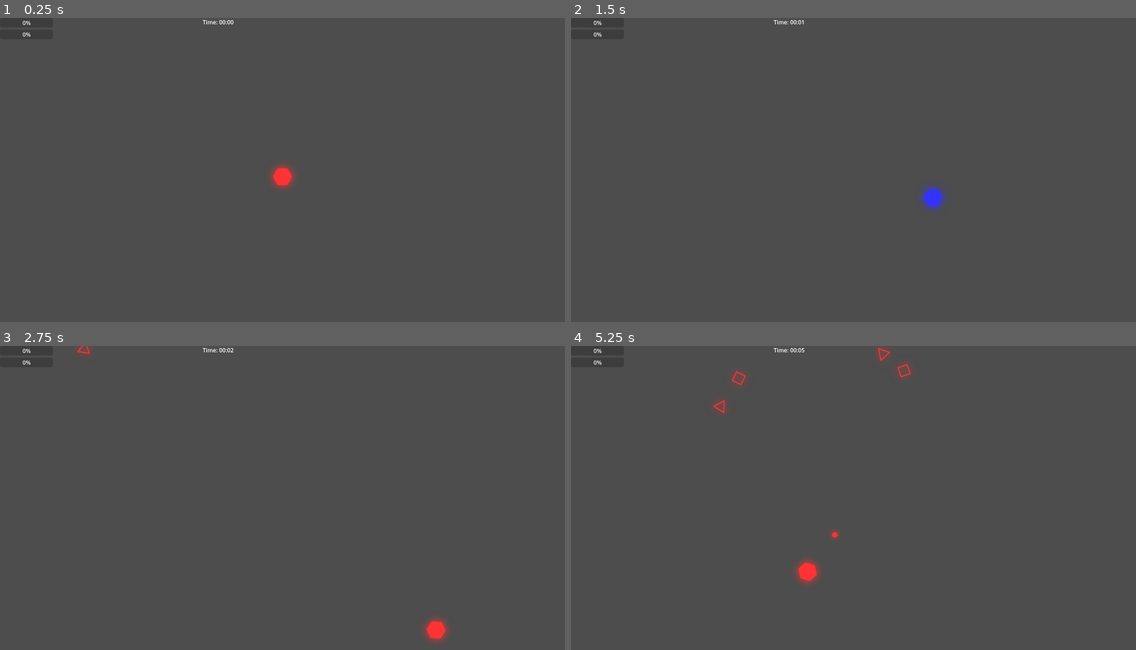
Above: before the commit, frames 1-4 (two rows, left to right).
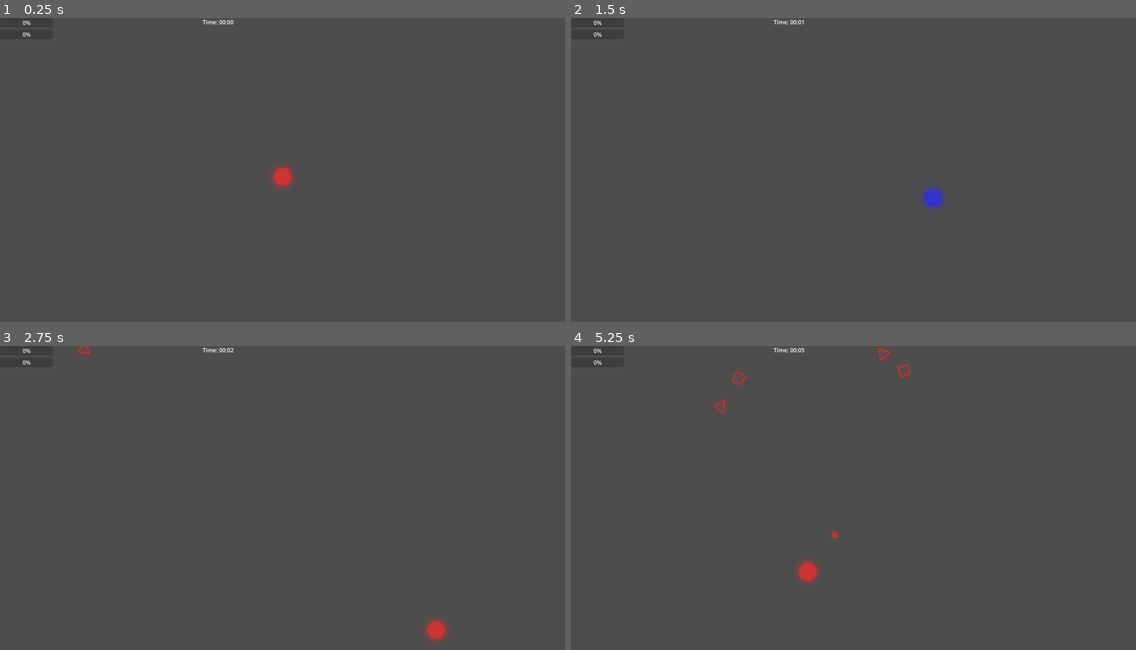
Above: after the commit, the same moments.

Repository: E3-Hub/major-jam-7
Game: Godot game, scene res://scenes/world/main.tscn
The game is run twice, just before and just after one commit, with the same random seed, the same clock (stepped at 60 frames per second) and the same inputs.
Inputs (mouse positions are in pixels of both pictures, inside the frame that each line leads up to):
- Up to frame 1 (0.25 s): no input
- Up to frame 2 (1.5 s): tap Enter at 0.5 s; move the mouse to (977, 160) at 0.52 s; hold D (move_right) 0.53-1.28 s; tap Q (cycle_color_next) at 0.6 s; tap E (cycle_color_prev) at 0.8, 1.35 s; move the mouse to (740, 191) at 1.27 s; hold S (move_down) from 1.28 s (still down)
- Up to frame 3 (2.75 s): tap Space (dash) at 1.55, 2.1 s; move the mouse to (339, 434) at 2.02 s; release S (move_down) at 2.03 s; hold D (move_right) from 2.03 s (still down); tap Q (cycle_color_next) at 2.3 s
- Up to frame 4 (5.25 s): move the mouse to (825, 567) at 2.77 s; release D (move_right) at 2.78 s; hold W (move_up) 2.78-3.53 s; tap Q (cycle_color_next) at 2.85, 4.55 s; tap E (cycle_color_prev) at 3.05, 3.6 s; move the mouse to (1023, 552) at 3.52 s; hold A (move_left) 3.53-5.03 s; tap Space (dash) at 3.8, 4.35 s; move the mouse to (684, 458) at 4.27 s; move the mouse to (881, 504) at 5.02 s; press the mouse at (881, 504) at 5.03 s; hold S (move_down) from 5.03 s (still down)

The runs differ from the first frame. In frame 1, 0.1% of the frame differs, in the area x 48-52%, y 49-55%; in frame 2, 0.1%; in frame 3, 0.2%; in frame 4, 0.3%, in the area x 25-61%, y 0-78%.

Commit message:
dash effect

Diff:
--- a/assets/shaders/color_change.gdshader
+++ b/assets/shaders/color_change.gdshader
@@ -8,5 +8,5 @@
 
     // Replace all pixels with target color, keeping original alpha
     COLOR.rgb = target_color.rgb * color_intensity;
-    COLOR.a = tex_color.a;
+    COLOR.a = tex_color.a * target_color.a;
 }
--- a/scenes/enemies/dashing_enemy.tscn
+++ b/scenes/enemies/dashing_enemy.tscn
@@ -21,10 +21,12 @@
 script = ExtResource("1_l333l")
 dash_range = 400.0
 dash_prepare_time = 2.0
-dash_speed = 1000.0
-dash_distance = 1000.0
+dash_speed = 600.0
+dash_distance = 600.0
 dash_damage = 25
 knockback_distance = 50.0
+ghost_interval = 0.05
+ghost_fade_time = 0.2
 speed = 80.0
 
 [node name="CollisionShape2D" parent="." index="0"]
@@ -44,3 +46,5 @@
 
 [node name="CollisionShape2D" type="CollisionShape2D" parent="DashAttackArea" index="0"]
 shape = SubResource("CircleShape2D_dash")
+
+[node name="GhostTimer" type="Timer" parent="." index="5"]
--- a/scenes/enemies/shooting_enemy.tscn
+++ b/scenes/enemies/shooting_enemy.tscn
@@ -19,7 +19,7 @@
 script = ExtResource("1_l333l")
 shoot_range = 300.0
 shoot_cooldown = 2.0
-stop_distance = 150.0
+stop_distance = 200.0
 bullet_scene = ExtResource("2_qgynv")
 
 [node name="CollisionShape2D" parent="." index="0"]
--- a/scripts/enemies/dashing_enemy.gd
+++ b/scripts/enemies/dashing_enemy.gd
@@ -3,13 +3,16 @@
 
 @export var dash_range: float = 400.0
 @export var dash_prepare_time: float = 2.0
-@export var dash_speed: float = 1000.0
-@export var dash_distance: float = 1000.0
+@export var dash_speed: float = 600.0
+@export var dash_distance: float = 600.0
 @export var dash_damage: int = 25
 @export var knockback_distance: float = 50.0
+@export var ghost_interval: float = 0.05 # Time between ghost spawns
+@export var ghost_fade_time: float = 0.2 # How long ghosts take to fade
 
 @onready var dash_timer: Timer = $DashTimer
 @onready var dash_attack_area: Area2D = $DashAttackArea
+@onready var ghost_timer: Timer = $GhostTimer
 
 enum DashState {
 	APPROACHING,
@@ -22,6 +25,7 @@
 var dash_start_position: Vector2
 var original_speed: float
 var has_hit_player: bool = false
+var active_ghosts: Array[Sprite2D] = []
 
 func _ready():
 	super._ready()
@@ -37,6 +41,10 @@
 	# Setup dash attack area
 	dash_attack_area.body_entered.connect(_on_dash_attack_area_body_entered)
 	dash_attack_area.monitoring = false # Only monitor during dash
+
+	# Setup ghost timer
+	ghost_timer.wait_time = ghost_interval
+	ghost_timer.timeout.connect(_on_ghost_timer_timeout)
 
 func update_ai(delta):
 	if not player:
@@ -58,22 +66,22 @@
 	# Move toward player
 	move_towards_player(get_physics_process_delta_time())
 
-	# Rotate toward player
+	# Rotate sprite toward player (not the entire enemy)
 	var direction_to_player = (player.global_position - global_position).normalized()
-	rotation = direction_to_player.angle() + PI / 2
+	sprite.rotation = direction_to_player.angle() + PI / 2
 
 	# Check if in dash range
 	if distance_to_player <= dash_range:
 		start_dash_preparation()
 
 func handle_preparing():
-	# Stop moving and rotate toward player
+	# Stop moving and rotate sprite toward player
 	velocity = Vector2.ZERO
 	move_and_slide()
 
-	# Keep rotating toward player during preparation
+	# Keep rotating sprite toward player during preparation
 	var direction_to_player = (player.global_position - global_position).normalized()
-	rotation = direction_to_player.angle() + PI / 2
+	sprite.rotation = direction_to_player.angle() + PI / 2
 
 func handle_dashing(delta):
 	# Move in locked direction at high speed
@@ -101,6 +109,9 @@
 	# Enable dash attack detection
 	dash_attack_area.monitoring = true
 
+	# Start ghost trail
+	ghost_timer.start()
+
 func end_dash():
 	current_state = DashState.APPROACHING
 	velocity = Vector2.ZERO
@@ -108,8 +119,38 @@
 	# Disable dash attack detection
 	dash_attack_area.monitoring = false
 
+	# Stop creating ghosts
+	ghost_timer.stop()
+
+func create_ghost():
+	# Create a ghost sprite copy
+	var ghost = Sprite2D.new()
+	ghost.texture = sprite.texture
+	ghost.material = sprite.material.duplicate()
+	ghost.material.set_shader_parameter("target_color", EnemyColorType.get_ghost_color(enemy_color))
+	ghost.global_position = global_position
+	ghost.rotation = sprite.rotation
+	ghost.scale = sprite.scale
+
+	# Add to scene
+	get_tree().current_scene.add_child(ghost)
+	active_ghosts.append(ghost)
+
+	# Create fade out tween
+	var tween = create_tween()
+	tween.tween_property(ghost, "material:shader_parameter/target_color:a", 0.0, ghost_fade_time)
+	tween.tween_callback(func():
+		if ghost and is_instance_valid(ghost):
+			ghost.queue_free()
+			active_ghosts.erase(ghost)
+	)
+
 func _on_dash_timer_timeout():
 	start_dash()
+
+func _on_ghost_timer_timeout():
+	if current_state == DashState.DASHING:
+		create_ghost()
 
 func _on_dash_attack_area_body_entered(body):
 	if body is Player and current_state == DashState.DASHING and not has_hit_player:
--- a/scripts/enemies/enemy_color_type.gd
+++ b/scripts/enemies/enemy_color_type.gd
@@ -8,9 +8,19 @@
 static func get_color(color: int) -> Color:
     match color:
         RED:
-            return Color(1.0, 0.2, 0.2)
+            return Color(0.8, 0.2, 0.2)
         GREEN:
-            return Color(0.2, 1.0, 0.2)
+            return Color(0.2, 0.8, 0.2)
         BLUE:
-            return Color(0.2, 0.2, 1.0)
+            return Color(0.2, 0.2, 0.8)
     return Color(1.0, 1.0, 1.0)
+
+static func get_ghost_color(color: int) -> Color:
+    match color:
+        RED:
+            return Color(1.0, 0.6, 0.6, 0.6)
+        GREEN:
+            return Color(0.6, 1.0, 0.6, 0.6)
+        BLUE:
+            return Color(0.6, 0.6, 1.0, 0.6)
+    return Color(1.0, 1.0, 1.0, 0.6)
